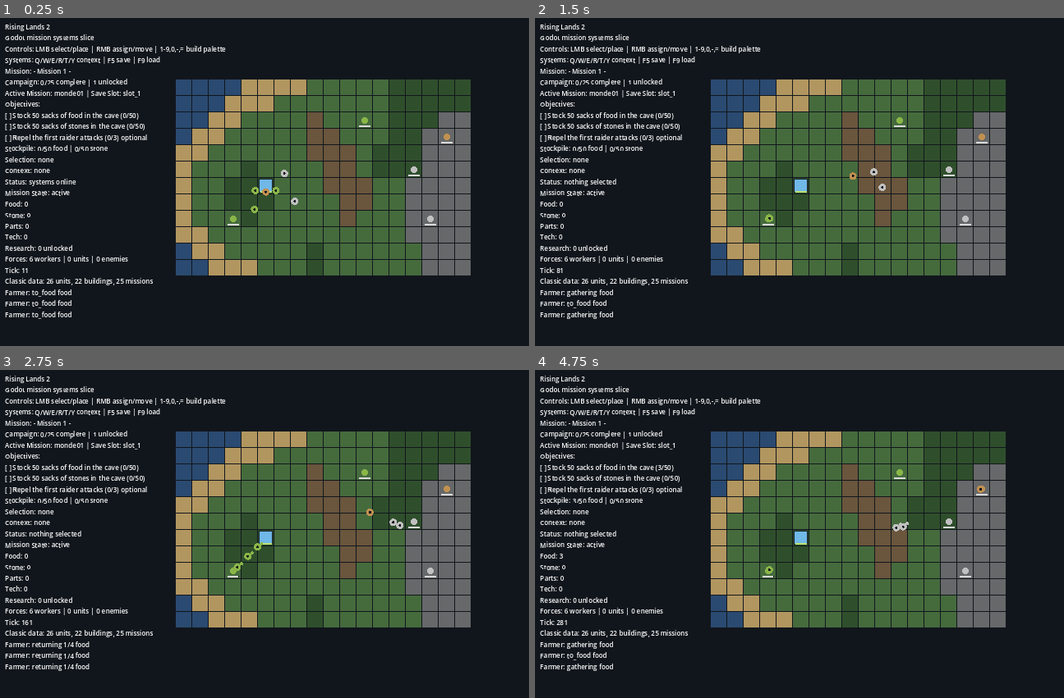
Above: before the commit, frames 1-4 (two rows, left to right).
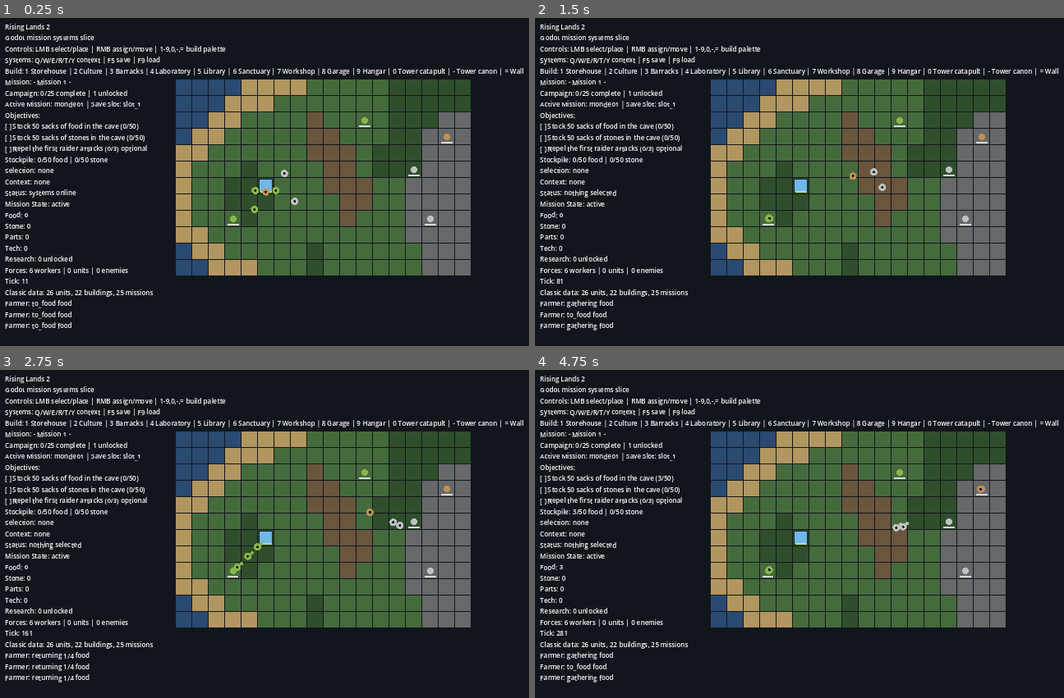
Above: after the commit, the same moments.

Repository: Cryptobab/rising-lands-2
Game: Godot game, scene res://scenes/main.tscn
The game is run twice, just before and just after one commit, with the same random seed, the same clock (stepped at 60 frames per second) and the same inputs.
Inputs (mouse positions are in pixels of both pictures, inside the frame that each line leads up to):
- Up to frame 1 (0.25 s): no input
- Up to frame 2 (1.5 s): tap Enter at 0.5 s; move the mouse to (1005, 178) at 0.52 s; hold W 0.53-1.28 s; tap 1 at 0.6 s; click (1005, 178) at 0.67 s; tap 2 at 0.8, 1.35 s; move the mouse to (725, 218) at 1.27 s
- Up to frame 3 (2.75 s): tap 3 at 1.55, 2.1 s; move the mouse to (391, 468) at 2.02 s; hold W from 2.03 s (still down); tap 4 at 2.3 s
- Up to frame 4 (4.75 s): move the mouse to (825, 625) at 2.77 s; tap 4 at 2.85 s; click (825, 625) at 2.92 s; tap 5 at 3.05, 3.6 s; move the mouse to (1053, 606) at 3.52 s; release W at 3.53 s; tap 6 at 3.8, 4.35 s; move the mouse to (661, 494) at 4.27 s; tap 7 at 4.55 s

The runs differ from the first frame. In frame 1, 4.4% of the frame differs, in the area x 0-99%, y 15-96%; in frame 2, 4.7%; in frame 3, 4.5%; in frame 4, 4.7%.

Commit message:
Add playable Mission 2 and Mission 3 scenario maps

Diff:
--- /dev/null
+++ b/game/data/classic/vertical_slice/monde02_map.json
@@ -0,0 +1,103 @@
+{
+  "id": "monde02_map",
+  "name": "Mission 2 - First Stronghold",
+  "width": 18,
+  "height": 12,
+  "legend": {
+    "G": "grass",
+    "D": "dirt",
+    "F": "forest",
+    "R": "rock",
+    "S": "sand",
+    "W": "water"
+  },
+  "tiles": [
+    "WWSSGGGGGGGGGGGFFF",
+    "WSSGGGGGGGGGGGGFFF",
+    "SSGGGGGGDGGGGGFFFR",
+    "SGGGGFGGDDGGGGFFRR",
+    "SGGGFFGGDDGGGFFRRR",
+    "SGGGFGGGGDDGGGRRRR",
+    "SGGGFGGGGDDGGGRRRR",
+    "SGGGGGGGGGDGGGGRRR",
+    "SSGGGGGGGGGGGGGRRR",
+    "WSSGGGGFGGGGGGGRRR",
+    "WWSSGGGFGGGGGGGRRR",
+    "WWWSSGGGGGGGGGGGRR"
+  ],
+  "resources": [
+    { "x": 2, "y": 5, "type": "food", "amount": 120 },
+    { "x": 3, "y": 8, "type": "food", "amount": 100 },
+    { "x": 13, "y": 4, "type": "stone", "amount": 120 },
+    { "x": 14, "y": 7, "type": "stone", "amount": 120 },
+    { "x": 15, "y": 2, "type": "parts", "amount": 35 }
+  ],
+  "player_start": { "x": 5, "y": 6 },
+  "starting_resources": { "food": 18, "stone": 18, "parts": 0, "tech": 0 },
+  "starting_buildings": [
+    { "building_id": "storehouse", "x": 5, "y": 6, "team": "player" },
+    { "building_id": "culture", "x": 7, "y": 6, "team": "player" }
+  ],
+  "starting_units": [
+    { "unit_id": "farmer", "x": 4, "y": 5, "team": "player" },
+    { "unit_id": "farmer", "x": 4, "y": 7, "team": "player" },
+    { "unit_id": "builder", "x": 6, "y": 5, "team": "player" },
+    { "unit_id": "builder", "x": 6, "y": 7, "team": "player" },
+    { "unit_id": "mechanic", "x": 5, "y": 8, "team": "player" }
+  ],
+  "build_palette": ["storehouse", "culture", "barracks", "sanctuary"],
+  "storehouse_goal": { "food": 50, "stone": 0 },
+  "objectives": [
+    {
+      "id": "build_sanctuary",
+      "type": "build",
+      "building_id": "sanctuary",
+      "target": 1,
+      "label": "Build a Sanctuary",
+      "required": true
+    },
+    {
+      "id": "build_barracks",
+      "type": "build",
+      "building_id": "barracks",
+      "target": 1,
+      "label": "Build a Barrack",
+      "required": true
+    },
+    {
+      "id": "stockpile_food",
+      "type": "stockpile",
+      "resource": "food",
+      "target": 50,
+      "label": "Stock 50 sacks of food",
+      "required": true
+    }
+  ],
+  "enemy_spawns": [
+    { "x": 16, "y": 3, "unit_id": "basher", "delay": 65.0 },
+    { "x": 15, "y": 8, "unit_id": "hurler", "delay": 95.0 }
+  ],
+  "mission_events": [
+    {
+      "id": "mission_2_intro",
+      "trigger": { "type": "time_elapsed", "value": 4.0 },
+      "actions": [
+        { "type": "message", "text": "The clan must found a Sanctuary and train for war." }
+      ]
+    },
+    {
+      "id": "mission_2_sanctuary",
+      "trigger": { "type": "objective_complete", "objective_id": "build_sanctuary" },
+      "actions": [
+        { "type": "message", "text": "The Sanctuary stands. The elders demand a proper barracks next." }
+      ]
+    },
+    {
+      "id": "mission_2_raid_warning",
+      "trigger": { "type": "enemy_waves_spawned", "value": 1 },
+      "actions": [
+        { "type": "message", "text": "Scouts spotted raiders near the frontier." }
+      ]
+    }
+  ]
+}
--- /dev/null
+++ b/game/data/classic/vertical_slice/monde03_map.json
@@ -0,0 +1,88 @@
+{
+  "id": "monde03_map",
+  "name": "Mission 3 - First Discovery",
+  "width": 18,
+  "height": 12,
+  "legend": {
+    "G": "grass",
+    "D": "dirt",
+    "F": "forest",
+    "R": "rock",
+    "S": "sand",
+    "W": "water"
+  },
+  "tiles": [
+    "WSSSGGGGGGGGGGFFFF",
+    "SSGGGGGGGGGGGGFFFF",
+    "SGGGGGGGDGGGGGFFFR",
+    "SGGGGFGGDDGGGGFFRR",
+    "SGGGFFGGDDGGGGFRRR",
+    "SGGGFGGGGDDGGGRRRR",
+    "SGGGFGGGGDDGGGRRRR",
+    "SGGGGGGGGGDGGGGRRR",
+    "SSGGGGGGGGGGGGGRRR",
+    "WSSGGGGFGGGGGGGRRR",
+    "WWSSGGGFGGGGGGRRRR",
+    "WWWSSGGGGGGGGGRRRR"
+  ],
+  "resources": [
+    { "x": 2, "y": 4, "type": "food", "amount": 110 },
+    { "x": 3, "y": 8, "type": "food", "amount": 110 },
+    { "x": 13, "y": 3, "type": "stone", "amount": 120 },
+    { "x": 14, "y": 6, "type": "stone", "amount": 120 },
+    { "x": 15, "y": 4, "type": "parts", "amount": 60 }
+  ],
+  "player_start": { "x": 5, "y": 6 },
+  "starting_resources": { "food": 26, "stone": 18, "parts": 8, "tech": 0 },
+  "starting_buildings": [
+    { "building_id": "storehouse", "x": 5, "y": 6, "team": "player" },
+    { "building_id": "culture", "x": 7, "y": 6, "team": "player" },
+    { "building_id": "sanctuary", "x": 6, "y": 4, "team": "player" }
+  ],
+  "starting_units": [
+    { "unit_id": "farmer", "x": 4, "y": 5, "team": "player" },
+    { "unit_id": "farmer", "x": 4, "y": 7, "team": "player" },
+    { "unit_id": "builder", "x": 6, "y": 5, "team": "player" },
+    { "unit_id": "builder", "x": 6, "y": 7, "team": "player" },
+    { "unit_id": "mechanic", "x": 5, "y": 8, "team": "player" }
+  ],
+  "build_palette": ["storehouse", "culture", "barracks", "sanctuary", "laboratory", "library"],
+  "storehouse_goal": { "food": 0, "stone": 0 },
+  "objectives": [
+    {
+      "id": "build_laboratory",
+      "type": "build",
+      "building_id": "laboratory",
+      "target": 1,
+      "label": "Build a Laboratory",
+      "required": true
+    },
+    {
+      "id": "discover_technology",
+      "type": "tech_count",
+      "target": 1,
+      "label": "Develop a technology",
+      "required": true
+    }
+  ],
+  "enemy_spawns": [
+    { "x": 16, "y": 5, "unit_id": "basher", "delay": 80.0 }
+  ],
+  "mission_events": [
+    {
+      "id": "mission_3_intro",
+      "trigger": { "type": "time_elapsed", "value": 4.0 },
+      "actions": [
+        { "type": "message", "text": "Knowledge will decide the future of the clan. Build a Laboratory." }
+      ]
+    },
+    {
+      "id": "mission_3_lab_reward",
+      "trigger": { "type": "objective_complete", "objective_id": "build_laboratory" },
+      "actions": [
+        { "type": "message", "text": "The laboratory is ready. Scholars deliver the first research notes." },
+        { "type": "grant_resources", "resources": { "tech": 2 } }
+      ]
+    }
+  ]
+}
--- a/game/scripts/core/game_root.gd
+++ b/game/scripts/core/game_root.gd
@@ -18,6 +18,21 @@
 const DEFAULT_MAP_PATH: String = "res://data/classic/vertical_slice/mission_001_map.json"
 const DEFAULT_SAVE_PATH: String = "user://save_slot_1.json"
 const MAX_ALERT_LOG: int = 6
+
+const BUILD_KEY_ORDER: Array = [
+    {"keycode": KEY_1, "building_id": "storehouse"},
+    {"keycode": KEY_2, "building_id": "culture"},
+    {"keycode": KEY_3, "building_id": "barracks"},
+    {"keycode": KEY_4, "building_id": "laboratory"},
+    {"keycode": KEY_5, "building_id": "library"},
+    {"keycode": KEY_6, "building_id": "sanctuary"},
+    {"keycode": KEY_7, "building_id": "workshop"},
+    {"keycode": KEY_8, "building_id": "garage"},
+    {"keycode": KEY_9, "building_id": "hangar"},
+    {"keycode": KEY_0, "building_id": "tower_catapult"},
+    {"keycode": KEY_MINUS, "building_id": "tower_cannon"},
+    {"keycode": KEY_EQUAL, "building_id": "wall"},
+]
 
 var world_state
 var campaign_state
@@ -113,6 +128,9 @@
     if map_state.width > 0 and map_state.height > 0:
         world_state.map_size = Vector2i(map_state.width, map_state.height)
 
+    for resource_type in map_state.starting_resources.keys():
+        world_state.resources[resource_type] = int(map_state.starting_resources.get(resource_type, 0))
+
     _load_mission_record()
     _load_mission_events_from_map()
     _spawn_vertical_slice_entities()
@@ -531,6 +549,7 @@
         "resources": world_state.resources.duplicate(true),
         "building_counts": building_counts,
         "branch_levels": world_state.branch_levels.duplicate(true),
+        "unlocked_tech_count": world_state.unlocked_techs.size(),
         "elapsed_time": world_state.elapsed_time,
         "enemy_waves_spawned": world_state.enemy_waves_spawned,
         "enemy_units_alive": enemy_units.size(),
@@ -682,9 +701,31 @@
         resource_node.configure_from_payload(resource_payload)
         resource_nodes.append(resource_node)
 
-    spawn_completed_building("storehouse", map_state.player_start)
+    if not map_state.starting_buildings.is_empty():
+        for building_payload in map_state.starting_buildings:
+            var tile := Vector2i(int(building_payload.get("x", map_state.player_start.x)), int(building_payload.get("y", map_state.player_start.y)))
+            spawn_completed_building(
+                str(building_payload.get("building_id", "storehouse")),
+                tile,
+                str(building_payload.get("team", "player"))
+            )
+    else:
+        spawn_completed_building("storehouse", map_state.player_start)
 
     var home_position := Vector2(map_state.player_start) + Vector2(0.5, 0.5)
+    if not map_state.starting_units.is_empty():
+        for unit_payload in map_state.starting_units:
+            var unit_position := Vector2(
+                float(unit_payload.get("x", home_position.x)),
+                float(unit_payload.get("y", home_position.y))
+            ) + Vector2(0.5, 0.5)
+            spawn_unit(
+                str(unit_payload.get("unit_id", "farmer")),
+                unit_position,
+                str(unit_payload.get("team", "player"))
+            )
+        return
+
     var worker_specs: Array = [
         {"unit_id": "farmer", "offset": Vector2(-0.25, -0.25)},
         {"unit_id": "farmer", "offset": Vector2(1.15, -0.10)},
@@ -1271,33 +1312,41 @@
 
 
 func _build_mode_for_key(keycode: Key) -> String:
+    for binding in BUILD_KEY_ORDER:
+        if int(binding.get("keycode", -1)) != int(keycode):
+            continue
+
+        var building_id: String = str(binding.get("building_id", ""))
+        if not _build_palette_allows(building_id):
+            return ""
+        return building_id
+    return ""
+
+
+func _build_palette_allows(building_id: String) -> bool:
+    if map_state == null or map_state.build_palette.is_empty():
+        return true
+    return map_state.build_palette.has(building_id)
+
+
+func _build_palette_label() -> String:
+    var labels: Array[String] = []
+    for binding in BUILD_KEY_ORDER:
+        var building_id: String = str(binding.get("building_id", ""))
+        if not _build_palette_allows(building_id):
+            continue
+        labels.append("%s %s" % [_key_label(int(binding.get("keycode", -1))), _building_display_name(building_id)])
+    return "Build: %s" % " | ".join(labels)
+
+
+func _key_label(keycode: int) -> String:
     match keycode:
-        KEY_1:
-            return "storehouse"
-        KEY_2:
-            return "culture"
-        KEY_3:
-            return "barracks"
-        KEY_4:
-            return "laboratory"
-        KEY_5:
-            return "library"
-        KEY_6:
-            return "sanctuary"
-        KEY_7:
-            return "workshop"
-        KEY_8:
-            return "garage"
-        KEY_9:
-            return "hangar"
-        KEY_0:
-            return "tower_catapult"
         KEY_MINUS:
-            return "tower_cannon"
+            return "-"
         KEY_EQUAL:
-            return "wall"
+            return "="
         _:
-            return ""
+            return OS.get_keycode_string(keycode)
 
 
 func _building_actions(building_id: String) -> Array:
@@ -1545,6 +1594,7 @@
         "Godot mission systems slice",
         "Controls: LMB select/place | RMB assign/move | 1-9,0,-,= build palette",
         "Systems: Q/W/E/R/T/Y context | F5 save | F9 load",
+        _build_palette_label(),
         "Mission: %s" % mission_state.title,
         campaign_text,
         "Active Mission: %s | Save Slot: %s" % [current_mission_id, active_save_slot_id],
--- a/game/scripts/core/map_state.gd
+++ b/game/scripts/core/map_state.gd
@@ -9,7 +9,11 @@
 var tile_rows: Array = []
 var resources: Array = []
 var player_start: Vector2i = Vector2i.ZERO
+var starting_resources: Dictionary = {}
+var starting_buildings: Array = []
+var starting_units: Array = []
 var storehouse_goal: Dictionary = {}
+var build_palette: Array = []
 var enemy_spawns: Array = []
 var objectives: Array = []
 var mission_events: Array = []
@@ -31,7 +35,11 @@
     legend = payload.get("legend", {})
     tile_rows = payload.get("tiles", [])
     resources = payload.get("resources", [])
+    starting_resources = payload.get("starting_resources", {})
+    starting_buildings = payload.get("starting_buildings", [])
+    starting_units = payload.get("starting_units", [])
     storehouse_goal = payload.get("storehouse_goal", {})
+    build_palette = payload.get("build_palette", [])
     enemy_spawns = payload.get("enemy_spawns", [])
     objectives = payload.get("objectives", [])
     mission_events = payload.get("mission_events", [])
--- a/game/scripts/core/mission_state.gd
+++ b/game/scripts/core/mission_state.gd
@@ -65,6 +65,9 @@
                 completed = current_value >= target_value
             "build":
                 current_value = int(snapshot.get("building_counts", {}).get(str(objective.get("building_id", "")), 0))
+                completed = current_value >= target_value
+            "tech_count":
+                current_value = int(snapshot.get("unlocked_tech_count", 0))
                 completed = current_value >= target_value
             "research_branch":
                 current_value = int(snapshot.get("branch_levels", {}).get(str(objective.get("branch", "")), 0))
--- /dev/null
+++ b/game/scripts/tests/multi_mission_content_smoke.gd
@@ -0,0 +1,97 @@
+extends SceneTree
+
+const GameRoot = preload("res://scripts/core/game_root.gd")
+
+
+func _init() -> void:
+    var profile_path := "user://multi_mission_content_profile.json"
+    var slot_dir := "user://multi_mission_content_slots"
+
+    var game_root = GameRoot.new()
+    game_root.campaign_profile_path = profile_path
+    game_root.save_slot_directory = slot_dir
+    game_root.auto_enemy_pressure_enabled = false
+    game_root.initialize_runtime(false)
+
+    game_root.world_state.add_resource("food", 60)
+    game_root.world_state.add_resource("stone", 60)
+    game_root.run_simulation_steps(10)
+    if game_root.world_state.mission_status != "victory":
+        push_error("Multi-mission content smoke test could not complete Mission 1.")
+        quit(1)
+        return
+
+    if not game_root.start_mission("monde02"):
+        push_error("Multi-mission content smoke test could not start Mission 2.")
+        quit(1)
+        return
+
+    if not game_root.current_map_path.ends_with("monde02_map.json"):
+        push_error("Multi-mission content smoke test did not load the Mission 2 map file.")
+        quit(1)
+        return
+
+    if game_root.buildings.size() < 2 or game_root.workers.size() < 4:
+        push_error("Multi-mission content smoke test did not load Mission 2 starting entities.")
+        quit(1)
+        return
+
+    game_root.world_state.add_resource("food", 80)
+    game_root.world_state.add_resource("stone", 80)
+    game_root.spawn_completed_building("sanctuary", Vector2i(8, 4))
+    game_root.spawn_completed_building("barracks", Vector2i(9, 6))
+    game_root.run_simulation_steps(30)
+
+    if game_root.world_state.mission_status != "victory":
+        push_error("Multi-mission content smoke test did not satisfy Mission 2 objectives.")
+        quit(1)
+        return
+
+    if not game_root.campaign_state.is_mission_unlocked("monde03"):
+        push_error("Multi-mission content smoke test did not unlock Mission 3.")
+        quit(1)
+        return
+
+    if not game_root.start_mission("monde03"):
+        push_error("Multi-mission content smoke test could not start Mission 3.")
+        quit(1)
+        return
+
+    if not game_root.current_map_path.ends_with("monde03_map.json"):
+        push_error("Multi-mission content smoke test did not load the Mission 3 map file.")
+        quit(1)
+        return
+
+    var laboratory_index: int = game_root.spawn_completed_building("laboratory", Vector2i(8, 5))
+    if laboratory_index < 0:
+        push_error("Multi-mission content smoke test could not create the Mission 3 laboratory.")
+        quit(1)
+        return
+
+    game_root.run_simulation_steps(15)
+    if not game_root.queue_research_for_building(laboratory_index, "agriculture"):
+        push_error("Multi-mission content smoke test could not queue Mission 3 research.")
+        quit(1)
+        return
+
+    game_root.run_simulation_steps(1800)
+    if game_root.world_state.mission_status != "victory":
+        push_error("Multi-mission content smoke test did not satisfy Mission 3 objectives.")
+        quit(1)
+        return
+
+    if not game_root.campaign_state.is_mission_unlocked("monde04"):
+        push_error("Multi-mission content smoke test did not unlock Mission 4.")
+        quit(1)
+        return
+
+    print(
+        "Multi-mission content smoke test: completed=%d unlocked=%d current=%s"
+        % [
+            game_root.campaign_state.completed_count(),
+            game_root.campaign_state.unlocked_missions.size(),
+            game_root.current_mission_id
+        ]
+    )
+    game_root.free()
+    quit()
Not shown, changed: README.md
Not shown, changed: docs/CONTINUATION.md
Not shown, changed: docs/SESSION-LOG.md
